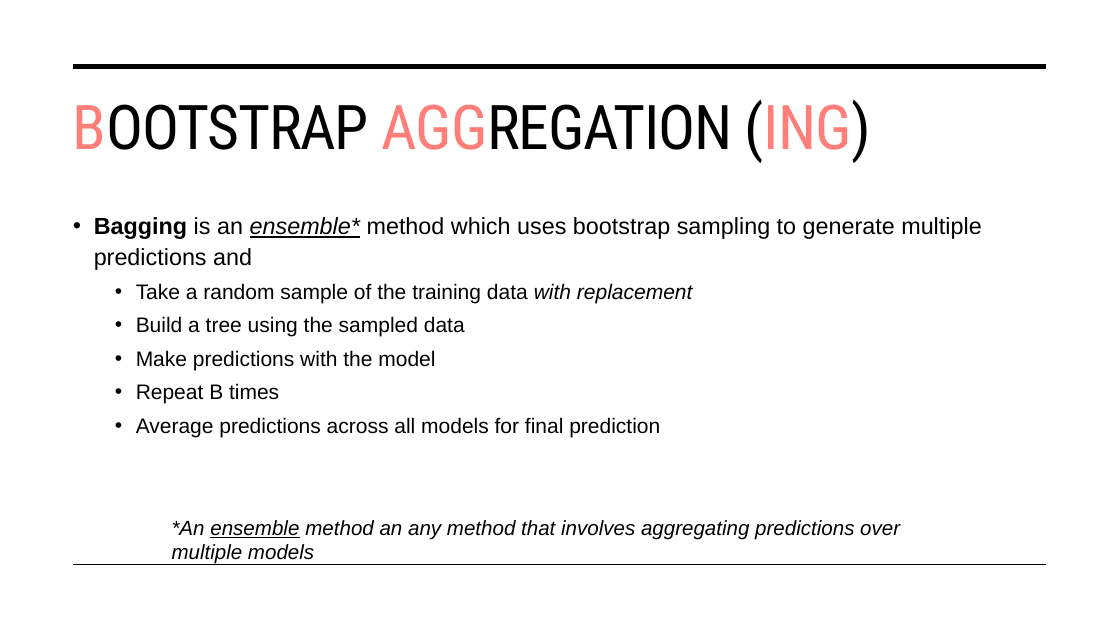
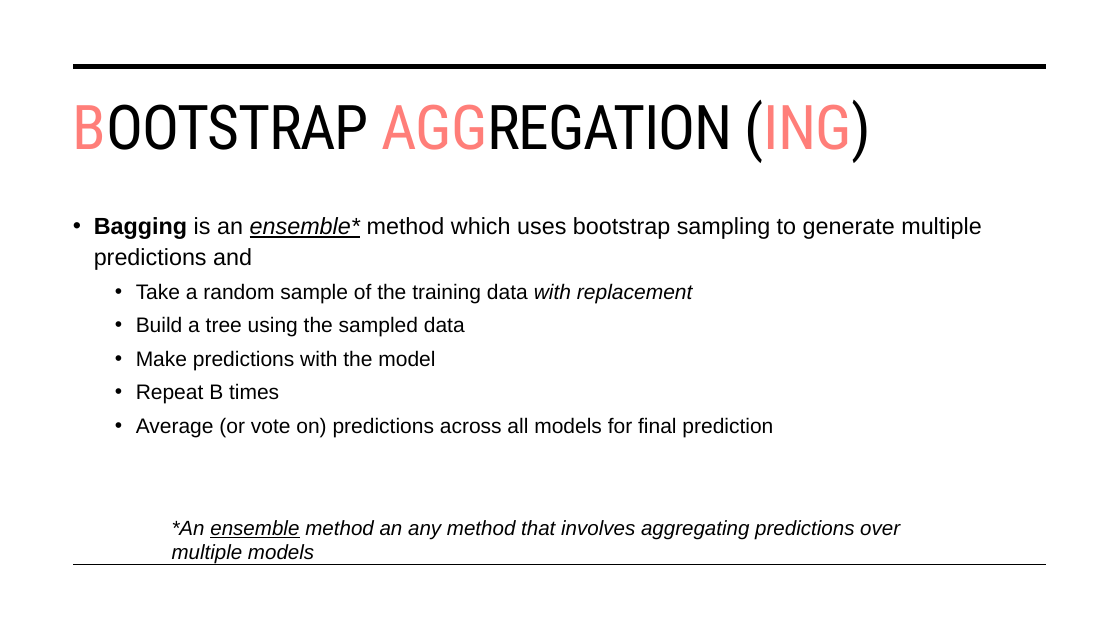
Before and after one commit to STAT-486-Fall-2026/course-content, a slide deck: slide 4 of slides/14-random-forest.pptx. Drawn at 1120x630 pixels with LibreOffice and Linux fonts; fonts in the diff are those of the drawing. Boxes give left, top, right and bottom in pixels: in the first picture for what was removed or moved away, otherwise in the second. Text is boxed around its words. In the diff, an @@ line names an element or a change of style, - is before the commit and + after.

```diff
--- a/slides/14-random-forest.pptx
+++ b/slides/14-random-forest.pptx
@@ text at bbox=[136, 417, 773, 437]: text changed @@
-  • Average predictions across all models for final prediction
+  • Average (or vote on) predictions across all models for final prediction
```
Also in this commit, not shown: 1 other slide changed, 1 slide removed, 1 other file.
